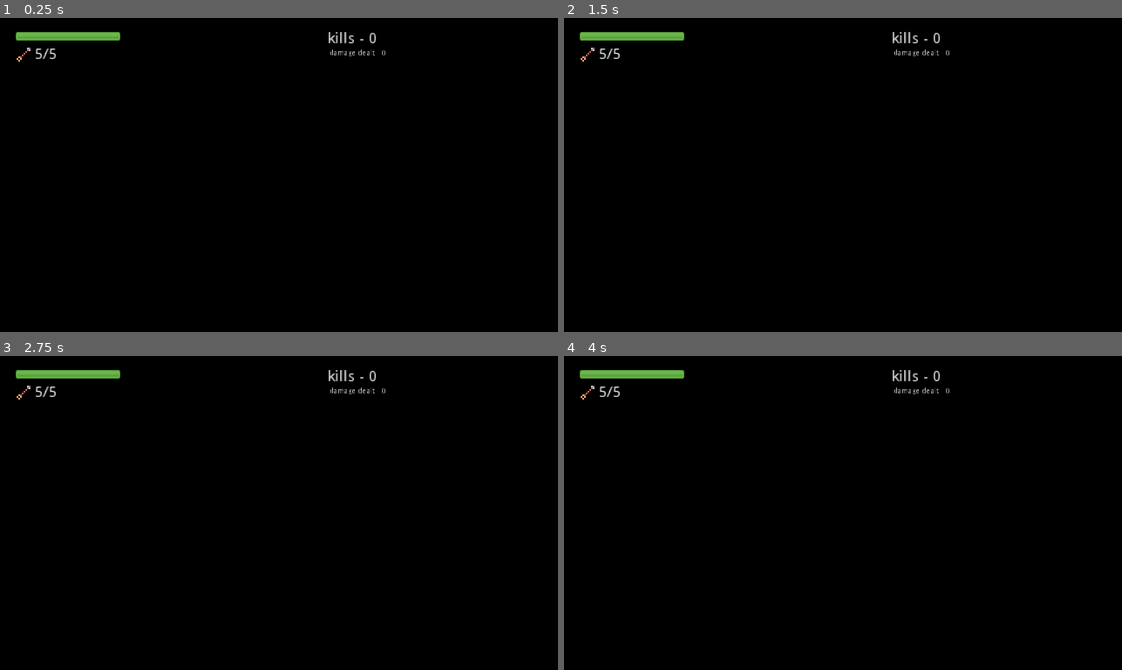
Above: before the commit, frames 1-4 (two rows, left to right).
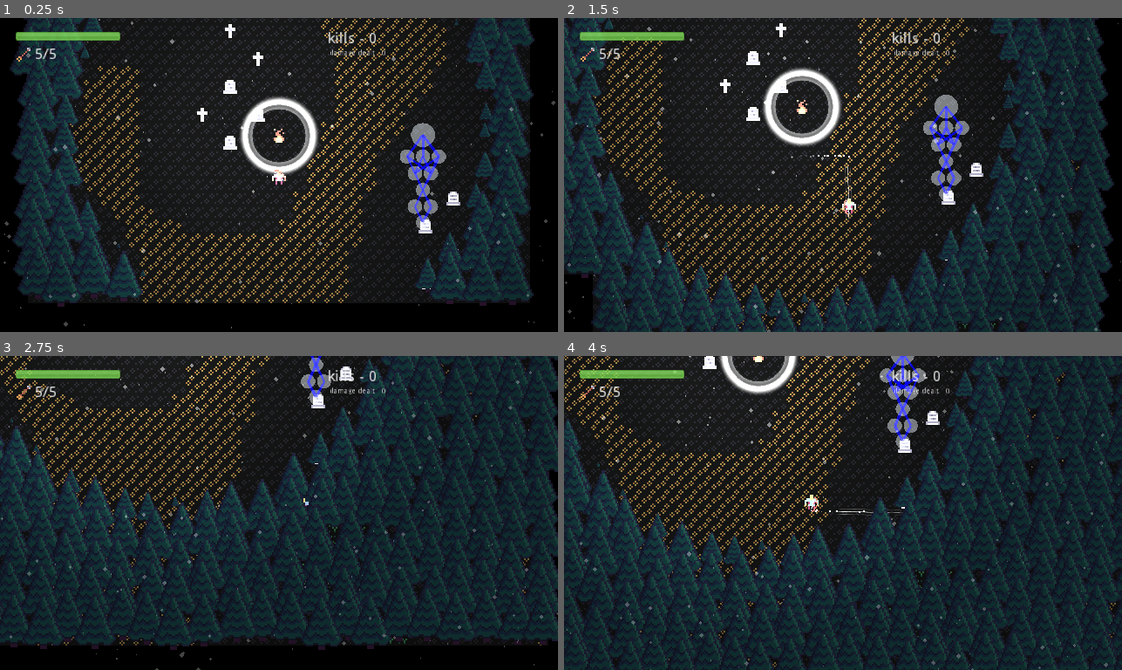
Above: after the commit, the same moments.

Repository: Ariorick/ArcherGame
Game: Godot game, scene res://src/Main.tscn
Two runs of this game, one before a commit and one after it. Both use one fixed random seed, a clock stepped at 60 frames per second and the inputs below.
Inputs (mouse positions are in pixels of both pictures, inside the frame that each line leads up to):
- Up to frame 1 (0.25 s): no input
- Up to frame 2 (1.5 s): move the mouse to (965, 159) at 0.52 s; hold Right (right) 0.53-1.28 s; click (965, 159) at 0.6 s; move the mouse to (731, 190) at 1.27 s; hold Down (down) from 1.28 s (still down); tap Space (dash) at 1.35 s
- Up to frame 3 (2.75 s): move the mouse to (334, 443) at 2.02 s; release Down (down) at 2.03 s; hold Right (right) from 2.03 s (still down); right-click (334, 443) at 2.1 s
- Up to frame 4 (4 s): move the mouse to (815, 575) at 2.77 s; release Right (right) at 2.78 s; hold Up (up) 2.78-3.53 s; click (815, 575) at 2.85 s; move the mouse to (1010, 560) at 3.52 s; hold Left (left) from 3.53 s (still down); tap Space (dash) at 3.6 s

The runs differ from the first frame. In frame 1, 46% of the frame differs, in the area x 0-100%, y 0-99%; in frame 2, 62%; in frame 3, 72%; in frame 4, 76%, in the area x 0-100%, y 0-100%.
Error before the commit: Parse Error: At "_init()" call, argument 1. The passed argument's type (Vector2) doesn't match the function's expected argument type (int). (res://src/CircleMa…

Commit message:
added circles and roads automated creation

Diff:
--- a/src/CircleMap/BaseTreeDetector.gd
+++ b/src/CircleMap/BaseTreeDetector.gd
@@ -20,3 +20,6 @@
 func drop_trees():
 	print(trees.size())
 	trees = Array()
+
+func set_growth_to_tree(tree, growth):
+	tree.set_growth(growth, self)
--- a/src/CircleMap/CircleMap.gd
+++ b/src/CircleMap/CircleMap.gd
@@ -7,10 +7,10 @@
 var circle_array: Array = Array() # of Circle
 
 func _ready():
-	$CircleMapCreator.create_circles(self)
-	$CircleMapCreator.create_roads(self)
+	$CircleMapCreator.create_map(self)
+#	$CircleMapCreator.create_roads(self)
 	circle_array = get_circles_array()
-	$TestView.draw_map(circle_array)
+	$TestView.draw_map(self)
 
 
 func set_content(value: TileMap):
--- a/src/CircleMap/CircleMap.tscn
+++ b/src/CircleMap/CircleMap.tscn
@@ -11,5 +11,5 @@
 script = ExtResource( 1 )
 
 [node name="TestView" type="Node2D" parent="."]
-position = Vector2( 103.693, 55.9817 )
+position = Vector2( 82.6999, 49.6202 )
 script = ExtResource( 2 )
--- a/src/CircleMap/CircleMapCreator.gd
+++ b/src/CircleMap/CircleMapCreator.gd
@@ -3,37 +3,84 @@
 const Circle = preload("res://src/CircleMap/Circle.tscn")
 const Road = preload("res://src/CircleMap/Road.tscn")
 
-const map_scale := 10.0
-const DEF_SIZE = 12 * map_scale
-const BIG_SIZE = 18 * map_scale
-
-var DEF_DIAGONAL = get_diagonal(DEF_SIZE, DEF_SIZE)
-var DEF_TO_BIG_CENTER = get_def_to_big_center(DEF_SIZE, BIG_SIZE)
-var DEF_TO_BIG_DIAGONAL = get_diagonal(DEF_SIZE, BIG_SIZE)
+const map_scale := 8.0
+const HORIZONTAL_INTERVAL = 4 * map_scale
+const VERTICAL_INTERVAL = 3 * map_scale
+const DEF_SIZE = 18 * map_scale
+const BIG_SIZE = 30 * map_scale
+const ROAD_WIDTH = 3 * map_scale
 
 var test_map = [
-	CircleRes.new(Vector2(0, 0), DEF_SIZE),
-
-	CircleRes.new(Vector2(-DEF_DIAGONAL, -DEF_DIAGONAL), DEF_SIZE),
-	CircleRes.new(Vector2(DEF_DIAGONAL, -DEF_DIAGONAL), DEF_SIZE),
-
-	CircleRes.new(Vector2(0, -DEF_DIAGONAL * 2 ), DEF_SIZE),
-
-	CircleRes.new(Vector2(-DEF_DIAGONAL, -DEF_DIAGONAL * 3), DEF_SIZE),
-	CircleRes.new(Vector2(DEF_DIAGONAL, - DEF_DIAGONAL * 3), DEF_SIZE),
-
-	CircleRes.new(Vector2(0, -DEF_DIAGONAL * 3 - DEF_TO_BIG_CENTER), BIG_SIZE)
+	[ CircleRes.new(DEF_SIZE) ],
+	[ CircleRes.new(DEF_SIZE), CircleRes.new(DEF_SIZE) ],
+	[ CircleRes.new(DEF_SIZE) ],
+	[ CircleRes.new(DEF_SIZE), CircleRes.new(DEF_SIZE)],
+	[ CircleRes.new(DEF_SIZE), CircleRes.new(DEF_SIZE), CircleRes.new(DEF_SIZE)],
+	[ CircleRes.new(BIG_SIZE)]
 ]
 
-func create_circles(parent: Node2D):
-	for circle_res in test_map:
-		var circle = Circle.instance()
-		parent.add_child(circle)
-		circle.position = circle_res.position
-		circle.set_radius(circle_res.radius)
+# structure is Array of Arrays of CirclesRes
+func create_map(parent: Node2D):
+	var structure = test_map
+	var circle_structure = [ Array() ]
 
-func create_roads(parent):
-	create_first_road(parent)
+	var first_circle: CircleRes = structure[0][0]
+	circle_structure[0].append(
+		create_circle(first_circle, Vector2.ZERO, parent)
+	)
+
+	var previous_level_top_end: = - first_circle.radius
+	for level_id in range(1, structure.size()):
+		circle_structure.append(Array())
+		var level = structure[level_id]
+
+		var level_top_end = 1000
+		for id_in_level in level.size():
+			var circle_res = level[id_in_level]
+			var position = get_circle_position(circle_res.radius, previous_level_top_end, id_in_level, level.size())
+			level_top_end = min(level_top_end, position.y - circle_res.radius - VERTICAL_INTERVAL)
+			circle_structure[level_id].append(
+				create_circle(circle_res, position, parent)
+			)
+
+		previous_level_top_end = level_top_end
+
+	create_roads(circle_structure, parent)
+
+
+func create_circle(circle_res: CircleRes, position: Vector2, parent: Node2D) -> Circle:
+	var circle = Circle.instance()
+	circle.set_radius(circle_res.radius)
+	parent.add_child(circle)
+	circle.position = position
+	return circle
+
+
+# structure is Array of Arrays of actual Circles
+func create_roads(structure: Array, parent: Node2D):
+
+	var first_circle: Circle = structure[0][0]
+#	create_circle(first_circle, Vector2.ZERO, parent)
+
+	for level_id in range(0, structure.size() - 1):
+		create_roads_between_levels(structure[level_id], structure[level_id + 1], parent)
+
+
+func create_roads_between_levels(level1: Array, level2: Array, parent: Node2D):
+	for level1_id in level1.size():
+		for level2_id in level2.size():
+			create_road_between(level1[level1_id], level2[level2_id], parent)
+
+func create_road_between(circle1, circle2, parent: Node2D):
+	var road = Road.instance()
+	parent.add_child(road)
+
+	var road_vector = circle2.position - circle1.position
+	road.position = circle1.position + 0.5 * road_vector
+	road.rotation = road_vector.angle() + PI/2
+
+	road.set_length(road_vector.length() / 2)
+	road.set_width(ROAD_WIDTH)
 
 func create_first_road(parent):
 	var road = Road.instance()
@@ -42,8 +89,15 @@
 	road.set_length(100)
 	road.set_width(30)
 
-func get_diagonal(radius1, radius2) -> float:
-	return sqrt(radius1 * radius1 + radius2 * radius2)
+func get_circle_position(
+		radius: float,
+		previous_level_top_end: float,
+		id_in_level: int,
+		level_size: int
+	) -> Vector2:
+	var interval = radius * 2 + HORIZONTAL_INTERVAL
+	var x_offset = - (level_size - 1) * interval / 2
+	var x = x_offset + interval * id_in_level
 
-func get_def_to_big_center(radius1, radius2) -> float:
-	return sqrt(pow(radius1 + radius2, 2) - pow(DEF_DIAGONAL, 2))
+	var y = previous_level_top_end - VERTICAL_INTERVAL - radius
+	return Vector2(x, y)
--- a/src/CircleMap/CircleMapTestView.gd
+++ b/src/CircleMap/CircleMapTestView.gd
@@ -1,19 +1,44 @@
 extends Node2D
 
-var map: Array
+var parent: Node2D
 var map_scale: float
 
 # Array of Circles
-func draw_map(map: Array):
-	self.map = map
+func draw_map(parent: Node2D):
+	self.parent = parent
 	var max_value = 1000
-	for circle in map:
-		max_value = min(circle.position.y, max_value)
+	for child in parent.get_children():
+		if child is Circle:
+			max_value = min(child.position.y, max_value)
 	if max_value == 0:
 		max_value = 1000
 	map_scale = -50.0 / max_value
 	print(map_scale)
 
 func _draw():
-	for circle in map:
-		draw_circle(circle.position * map_scale, circle.radius * map_scale, Color.aliceblue)
+	for child in parent.get_children():
+		if child is Circle:
+			draw_circle(
+				child.position * map_scale,
+				child.radius * map_scale,
+				color_with_alpha(Color.aliceblue, 0.3))
+
+		if child is Road:
+			draw_set_transform(
+				(child.position) * map_scale,
+				 child.rotation,
+				Vector2(1, 1)
+			)
+			draw_rect(
+				Rect2(
+					Vector2.ZERO - Vector2(child.width, child.length) * map_scale,
+					Vector2(child.width * 2, child.length * 2) * map_scale
+				),
+				color_with_alpha(Color.blue, 0.5),
+				true
+			)
+			draw_set_transform(Vector2.ZERO, 0.0, Vector2(1, 1))
+
+func color_with_alpha(color: Color, alpha: float) -> Color:
+	color.a = alpha
+	return color
--- a/src/CircleMap/CircleRes.gd
+++ b/src/CircleMap/CircleRes.gd
@@ -1,8 +1,6 @@
 class_name CircleRes
 
-var level
 var radius: float
 
-func _init(level: int, radius: float):
-	self.level = level
+func _init(radius: float):
 	self.radius = radius
--- a/src/CircleMap/CircleTreeDetector.gd
+++ b/src/CircleMap/CircleTreeDetector.gd
@@ -3,7 +3,7 @@
 
 func update_trees(current_radius: float):
 	for tree in get_trees():
-		tree.set_growth(get_scale_for_tree(tree.global_position, current_radius))
+		set_growth_to_tree(tree, get_scale_for_tree(tree.global_position, current_radius))
 
 
 func get_scale_for_tree(pos: Vector2, radius) -> float:
--- a/src/CircleMap/Road.tscn
+++ b/src/CircleMap/Road.tscn
@@ -18,7 +18,7 @@
 "times": PoolRealArray( 0, 2, 4 ),
 "transitions": PoolRealArray( 1, 1, 1 ),
 "update": 0,
-"values": [ 60.0, 10.0, 40.0 ]
+"values": [ 15.0, 0.0, 15.0 ]
 }
 
 [node name="Road" type="Node2D"]
@@ -34,5 +34,6 @@
 shape = SubResource( 1 )
 
 [node name="AnimationPlayer" type="AnimationPlayer" parent="."]
+playback_speed = 0.3
 anims/TestRoadTrees = SubResource( 2 )
 [connection signal="area_entered" from="TreeDetector" to="TreeDetector" method="_on_TreeDetector_area_entered"]
--- a/src/CircleMap/RoadTreeDetector.gd
+++ b/src/CircleMap/RoadTreeDetector.gd
@@ -4,7 +4,7 @@
 
 func update_trees(current_width: float, current_length: float):
 	for tree in get_trees():
-		tree.set_growth(get_scale_for_tree(tree.global_position, current_width, current_length))
+		set_growth_to_tree(tree, get_scale_for_tree(tree.global_position, current_width, current_length))
 
 func get_scale_for_tree(pos: Vector2, width: float, length: float) -> float:
 	var to_pos = pos - global_position
@@ -15,12 +15,12 @@
 	var scale = distance / width
 
 	var min_growth_distance := 1.0
-	var max_growth_distance := 1.1
-	var scale_between = 0.5
+	var max_growth_distance := 1.3
+	var scale_between = (scale - min_growth_distance) / (max_growth_distance - min_growth_distance)
 
 	if scale <= min_growth_distance:
 		return 0.0
 	elif scale >= max_growth_distance:
 		return 1.0
 	else:
-		return 0.5
+		return scale_between
--- a/src/Level/BaseTree.gd
+++ b/src/Level/BaseTree.gd
@@ -1,9 +1,19 @@
 extends Area2D
 class_name BaseTree
+
+var growth_dict := Dictionary()
 
 func _ready():
 	pass # Replace with function body.
 
 # 0 to 1 float
-func set_growth(growth: float):
+func set_growth(growth: float, author):
+	growth_dict[author] = growth
+	growth = get_lowest_growth()
 	$Sprite.scale = Vector2(growth, growth)
+
+func get_lowest_growth() -> float:
+	var min_value = 100000.0
+	for value in growth_dict.values():
+		min_value = min(min_value, value)
+	return min_value
--- a/src/Level/CircleFire.gd
+++ b/src/Level/CircleFire.gd
@@ -1,14 +1,14 @@
 extends Node2D
 class_name CircleFire
 
-const TEXTURE_SCALE = 0.6
+const TEXTURE_SCALE = 0.003
 
 var circle: Circle setget set_circle
 
 
 func circle_updated():
 	print("circle_updated")
-	$Light2D.texture_scale = TEXTURE_SCALE * circle.current_radius / circle.radius
+	$Light2D.texture_scale = TEXTURE_SCALE * circle.radius * circle.current_radius / circle.radius
 	pass
 
 func set_circle(value):
--- a/src/Main.tscn
+++ b/src/Main.tscn
@@ -14,4 +14,3 @@
 [node name="PlayerPosition" type="Node2D" parent="."]
 
 [node name="CanvasModulate" type="CanvasModulate" parent="."]
-color = Color( 0, 0, 0, 1 )
--- a/src/Weapons/Arrow.gd
+++ b/src/Weapons/Arrow.gd
@@ -29,7 +29,6 @@
 var tr_ci_collider_to_ball = Transform2D()
 ########
 
-
 func _ready():
 	visible = false
 	creation_time = OS.get_ticks_msec()
@@ -42,6 +41,8 @@
 	set_use_custom_integrator(false)
 
 func _process(delta: float):
+	var energy = linear_velocity.length() / 150
+	$Light2D.energy = clamp(energy, 0.3, 1.5)
 	$PullParticles.emitting = is_pulled
 
 func set_pull_target(pull_target: Node2D):
--- a/src/Weapons/Arrow.tscn
+++ b/src/Weapons/Arrow.tscn
@@ -1,8 +1,9 @@
-[gd_scene load_steps=9 format=2]
+[gd_scene load_steps=10 format=2]
 
 [ext_resource path="res://assets/Tiles/tile_0065.png" type="Texture" id=1]
 [ext_resource path="res://src/Weapons/Arrow.gd" type="Script" id=2]
 [ext_resource path="res://assets/Particles/magic_05.png" type="Texture" id=3]
+[ext_resource path="res://assets/Particles/star_09.png" type="Texture" id=4]
 
 [sub_resource type="PhysicsMaterial" id=1]
 friction = 0.0
@@ -58,3 +59,7 @@
 lifetime = 0.7
 process_material = SubResource( 5 )
 texture = ExtResource( 3 )
+
+[node name="Light2D" type="Light2D" parent="."]
+texture = ExtResource( 4 )
+texture_scale = 0.02
